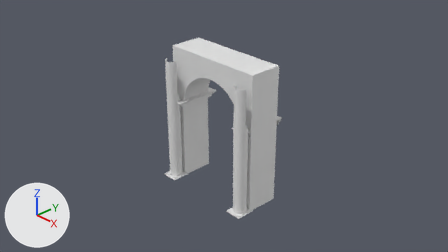
A saved change to the Blender file Colloseum.blend.
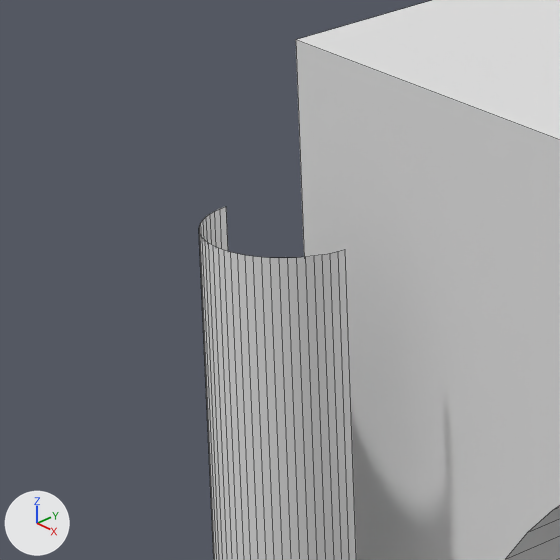
The first picture shows the older version from the file's camera 'Camera'. The close-ups show both versions on the part from 33% to 43% of the width and 17% to 34% of the height of that picture. Every picture has the same lights, and +X, +Y and +Z are marked at lower left. The close-ups show mesh edges as thin lines.
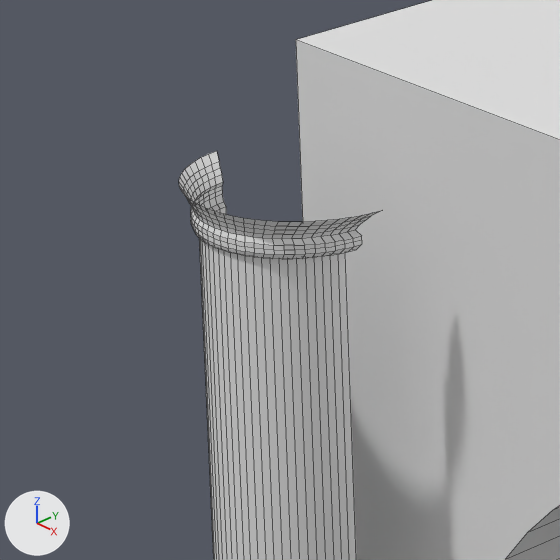
The change in detail:
me_cylinder_001 is used by ob_cylinder_001; location (0.0, 0.0, 0.0); scale (0.121, 0.121, 0.121).
me_cylinder_001 had 376 vertices, 311 faces and spanned x -8.5..-5.9, y -5.1..-2.1, z -10.6..8.9.
me_cylinder_001 now has 696 vertices, 621 faces and spans x -8.6..-5.8, y -5.1..-2.1, z -10.6..9.4.
me_cylinder_001 part 1: 320 vertices added at x -8.6..-5.8, y -4.7..-3.3, z 8.9..9.4.

Changed parts and their boxes [x1, y1, x2, y2] in the close-ups (560 x 560 px):
'Cylinder.001', reshaped
    before: [199, 206, 356, 560]
    after: [179, 151, 382, 560]
part 1 of me_cylinder_001, added
    after: [179, 151, 382, 259]
